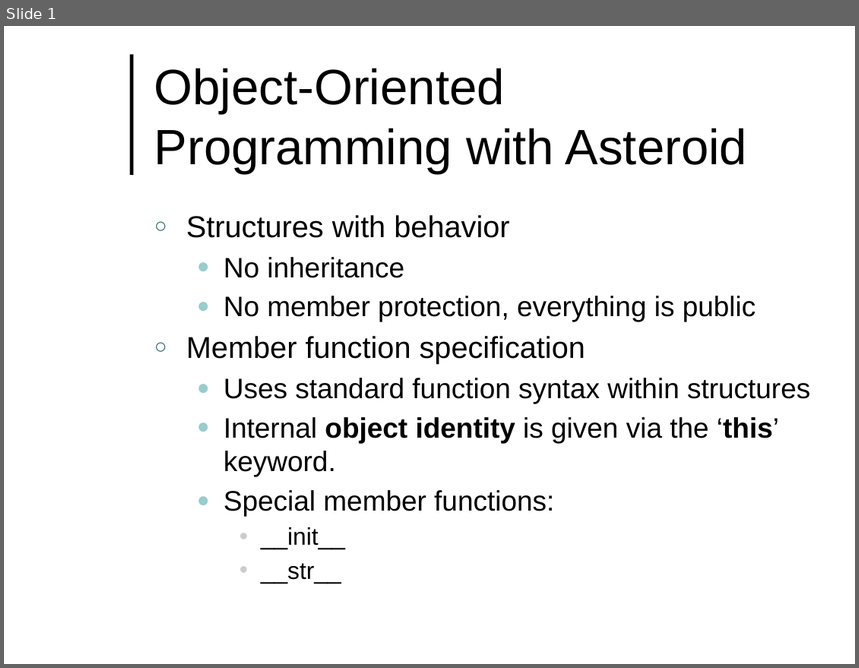
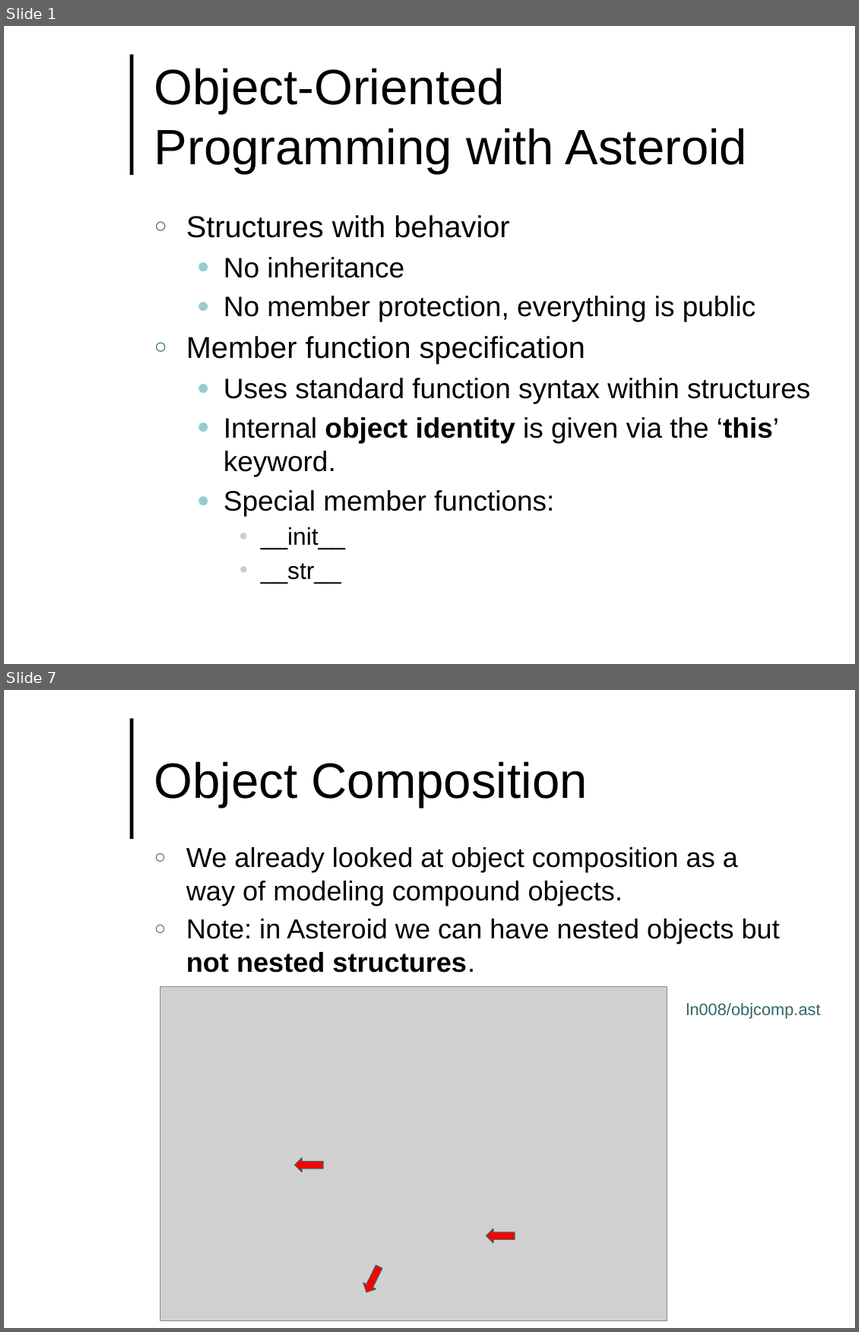
Before and after one commit to lutzhamel/CSC493, a slide deck: notes/csc493-ln009.pptx. Shown one above the other, each under a label of ours: slide 1 before the commit, slides 1 and 7 after it; the slides between them are not shown. The pictures are 859x668 and 859x1332 pixels, drawn with LibreOffice and Linux fonts; fonts in the diff are those of the drawing; grey boxes stand for pictures; background and template pictures are left out. Boxes give left, top, right and bottom in pixels: in the first picture for what was removed or moved away, otherwise in the second. Text is boxed around its words. In the diff, an @@ line names an element or a change of style, - is before the commit and + after.

```diff
--- a/notes/csc493-ln009.pptx
+++ b/notes/csc493-ln009.pptx
@@ slide 7 added at [4,690,855,1328], background #FFFFFF; not listed: 1 template element that a slide beside it also shows @@
@@ title added at [154,761,588,808], 42 pt, text #000000 @@
+Object Composition
@@ text added at [186,847,780,973], 23.2 pt, text #000000 @@
+○ We already looked at object composition as a way of modeling compound objects.
+○ Note: in Asteroid we can have nested objects but not nested structures.
@@ picture added at [160,987,667,1322] @@
@@ text added at [686,1003,821,1019], 14 pt, text #336666 @@
+ln008/objcomp.ast
@@ left arrow added at [295,1158,323,1173], fill #FF0000, outline #336666 0.75 pt @@
@@ left arrow added at [487,1229,515,1243], fill #FF0000, outline #336666 0.75 pt @@
@@ left arrow added at [360,1265,386,1296], fill #FF0000, outline #336666 0.75 pt @@
```
Also in this commit, not shown: 2 slides changed, 6 other slides added, 12 other files.
